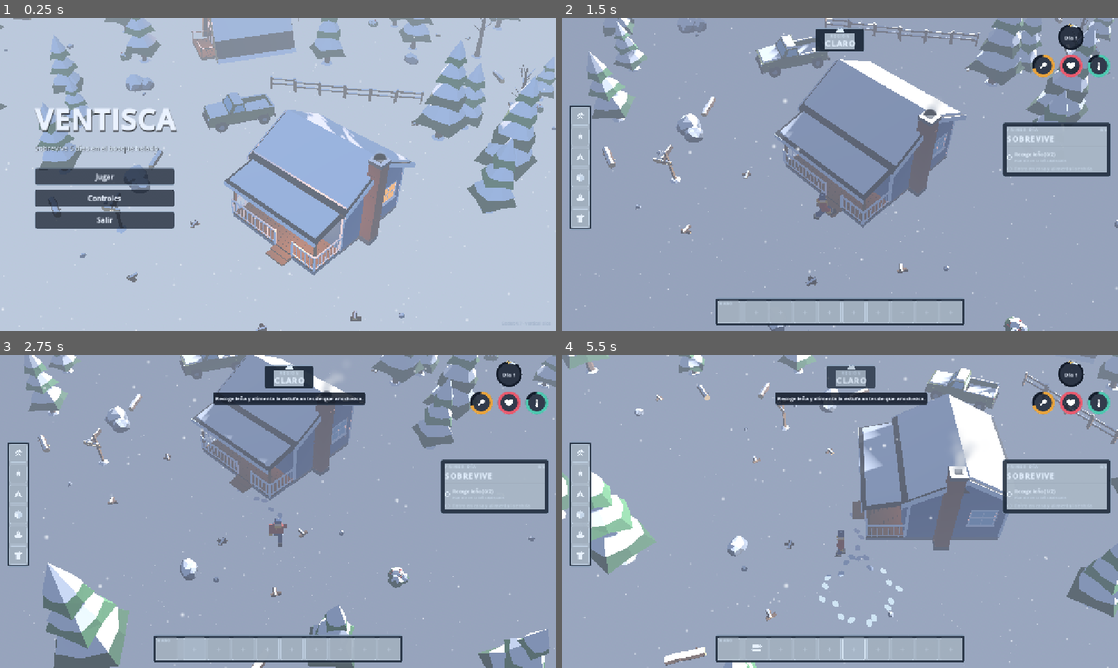
Above: before the commit, frames 1-4 (two rows, left to right).
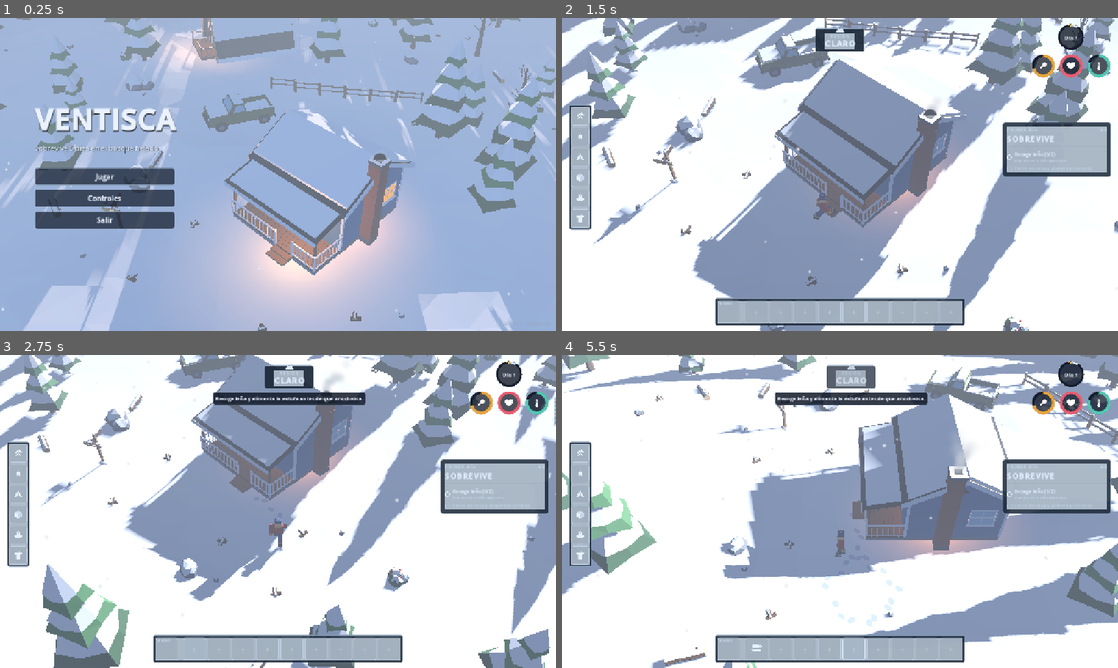
Above: after the commit, the same moments.

Repository: SrBatai/Quotas
Game: Godot game, scene res://scenes/main/main_menu.tscn
The game is run twice, just before and just after one commit, with the same random seed, the same clock (stepped at 60 frames per second) and the same inputs.
Inputs (mouse positions are in pixels of both pictures, inside the frame that each line leads up to):
- Up to frame 1 (0.25 s): no input
- Up to frame 2 (1.5 s): click "Jugar" at 0.5 s; tap Enter at 1.25 s; move the mouse to (728, 312) at 1.27 s; hold D (move_right) from 1.28 s (still down); hold Shift (run) from 1.28 s (still down); click (728, 312) at 1.42 s
- Up to frame 3 (2.75 s): move the mouse to (194, 649) at 2.02 s; release D (move_right) at 2.03 s; release Shift (run) at 2.03 s; hold S (move_back) from 2.03 s (still down); tap Space (attack) at 2.1 s; click (194, 649) at 2.17 s; tap Shift (run) at 2.3 s
- Up to frame 4 (5.5 s): move the mouse to (778, 649) at 2.77 s; release S (move_back) at 2.78 s; hold D (move_right) 2.78-3.53 s; hold F (eat) 2.78-3.53 s; click (778, 649) at 2.92 s; tap Shift (run) every 0.75 s from 3.05 to 5.3 s; move the mouse to (806, 649) at 3.52 s; hold W (move_forward) 3.53-4.28 s; tap R (interact) at 3.6 s; click (806, 649) at 3.67 s; move the mouse to (828, 649) at 4.27 s; press the mouse at (828, 649) at 4.28 s; hold A (move_left) from 4.28 s (still down); move the mouse to (851, 649) at 5.02 s; release the mouse at (851, 649) at 5.03 s; tap Q (rotate_cam_left) at 5.1 s; click (851, 649) at 5.17 s

The runs differ from the first frame. In frame 1, 45% of the frame differs, in the area x 0-100%, y 0-100%; in frame 2, 51%; in frame 3, 55%; in frame 4, 54%.

Commit message:
WIP: checkpoint game code and research in progress
Co-Authored-By: Claude Opus 5.5 <noreply@anthropic.com>
Claude-Session: https://claude.ai/code/session_01X31j4asUzccwM8XEVi5Qf2

Diff:
--- a/winter-survival/scripts/autoload/assets.gd
+++ b/winter-survival/scripts/autoload/assets.gd
@@ -20,6 +20,9 @@
 	"can_red": "#C23B3B", "can_blue": "#3B6BC2", "fire_orange": "#FF8C2A", "fire_yellow": "#FFD166",
 }
 
+## Test hook: ignore the .glb files and always build placeholders.
+var force_placeholders: bool = false
+
 var _cache: Dictionary = {}
 var _materials: Dictionary = {}
 var _glow: StandardMaterial3D
@@ -40,7 +43,7 @@
 func spawn_model(model_name: String) -> Node3D:
 	var path := model_path(model_name)
 	var root: Node3D = null
-	if ResourceLoader.exists(path, "PackedScene"):
+	if not force_placeholders and ResourceLoader.exists(path, "PackedScene"):
 		var scene: PackedScene = _cache.get(path)
 		if scene == null:
 			scene = load(path) as PackedScene
@@ -53,7 +56,7 @@
 	else:
 		root = Placeholders.build(model_name)
 		root.set_meta("placeholder", true)
-		if not _missing_warned.has(model_name) and not PLACEHOLDER_ONLY.has(model_name):
+		if not _missing_warned.has(model_name) and not PLACEHOLDER_ONLY.has(model_name) and not force_placeholders:
 			_missing_warned[model_name] = true
 			push_warning("Model %s missing; using placeholder" % model_name)
 	_ensure_anchors(model_name, root)
--- a/winter-survival/scripts/data/mesh_builder.gd
+++ b/winter-survival/scripts/data/mesh_builder.gd
@@ -26,13 +26,14 @@
 		b = c
 		c = t
 		n = -n
+	# Godot's front faces are clockwise: emit a, c, b so the face looks toward `n`.
 	var st := _st(mat)
 	st.set_normal(n)
 	st.add_vertex(a)
 	st.set_normal(n)
+	st.add_vertex(c)
+	st.set_normal(n)
 	st.add_vertex(b)
-	st.set_normal(n)
-	st.add_vertex(c)
 
 
 func quad(mat: String, a: Vector3, b: Vector3, c: Vector3, d: Vector3, outward: Vector3 = Vector3.ZERO) -> void:
--- a/winter-survival/scripts/world/terrain.gd
+++ b/winter-survival/scripts/world/terrain.gd
@@ -118,15 +118,16 @@
 	var dl := Vector2(center.x, center.z).distance_to(lake_center)
 	if dl < lake_radius * 0.72:
 		col = Color("#BFE3F0")
+	# Godot's front faces are clockwise: emit a, c, b so the face looks toward `nrm`.
 	st.set_normal(nrm)
 	st.set_color(col)
 	st.add_vertex(a)
 	st.set_normal(nrm)
 	st.set_color(col)
-	st.add_vertex(b)
+	st.add_vertex(c)
 	st.set_normal(nrm)
 	st.set_color(col)
-	st.add_vertex(c)
+	st.add_vertex(b)
 
 
 func _build_collision() -> void:
--- a/winter-survival/tests/screenshot_steps.gd
+++ b/winter-survival/tests/screenshot_steps.gd
@@ -13,6 +13,8 @@
 	preset = p_preset
 	out_path = p_out
 	await tree.process_frame
+	if flags.has("placeholders"):
+		Assets.force_placeholders = true
 	if preset == "menu":
 		tree.change_scene_to_file("res://scenes/main/main_menu.tscn")
 	else:
@@ -38,6 +40,7 @@
 				Inventory.add(&"piedra", 6)
 			"night":
 				GameState.set_time(1, 22.5)
+				world.cabin.stove.burner.add_fuel(600.0)
 				Inventory.add(&"madera", 6)
 				Inventory.add(&"piedra", 6)
 				Inventory.add(&"lata_sopa", 1)
@@ -57,6 +60,7 @@
 				world.get_node("DayNight").blizzard_blend = 1.0
 			"interior":
 				GameState.set_time(1, 21.0)
+				world.cabin.stove.burner.add_fuel(600.0)
 				Inventory.add(&"hacha", 1)
 				Inventory.add(&"madera", 6)
 				Inventory.add(&"piedra", 6)
@@ -69,6 +73,13 @@
 			(world.get_node("Sun") as DirectionalLight3D).shadow_enabled = false
 		if flags.has("noambient"):
 			(world.get_node("Env") as WorldEnvironment).environment.ambient_light_energy = 0.0
+		if flags.has("magenta"):
+			var e := (world.get_node("Env") as WorldEnvironment).environment
+			e.background_mode = Environment.BG_COLOR
+			e.background_color = Color.MAGENTA
+			e.fog_enabled = false
+		if flags.has("nosun"):
+			(world.get_node("Sun") as DirectionalLight3D).visible = false
 		var sun := world.get_node("Sun") as DirectionalLight3D
 		print("sun dir=%s energy=%.2f visible=%s shadow=%s color=%s" % [-sun.global_transform.basis.z, sun.light_energy, sun.visible, sun.shadow_enabled, sun.light_color])
 		var env := (world.get_node("Env") as WorldEnvironment).environment
Not shown, added: winter-survival/docs/research/03_multijugador_servidores.md
Not shown, changed: winter-survival/tests/run_screenshots.sh
